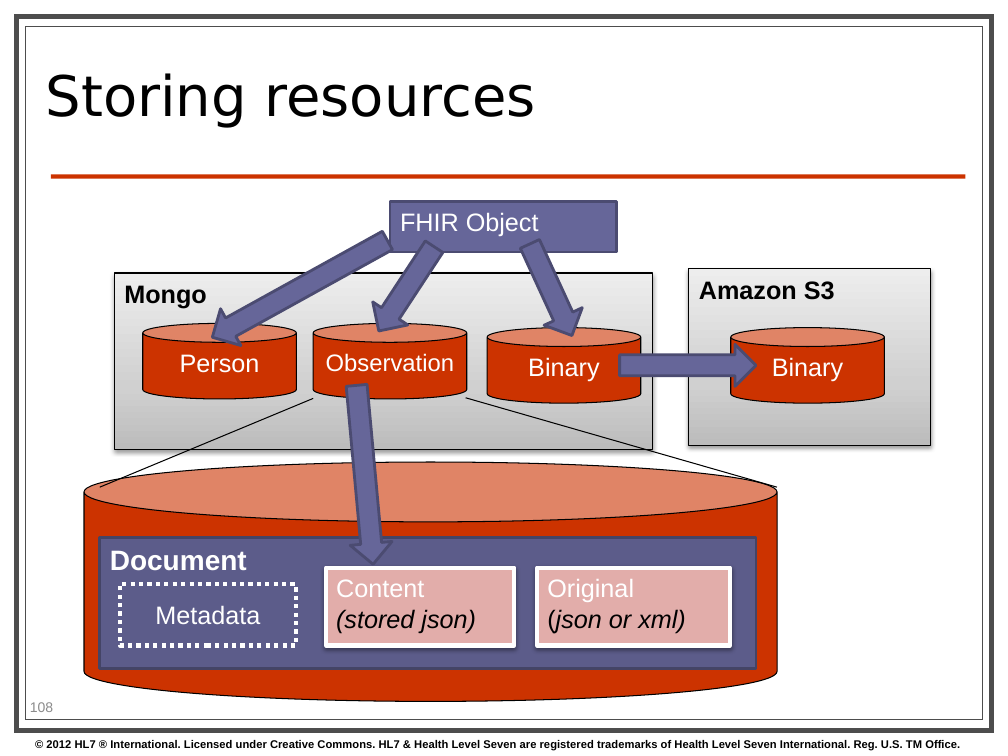
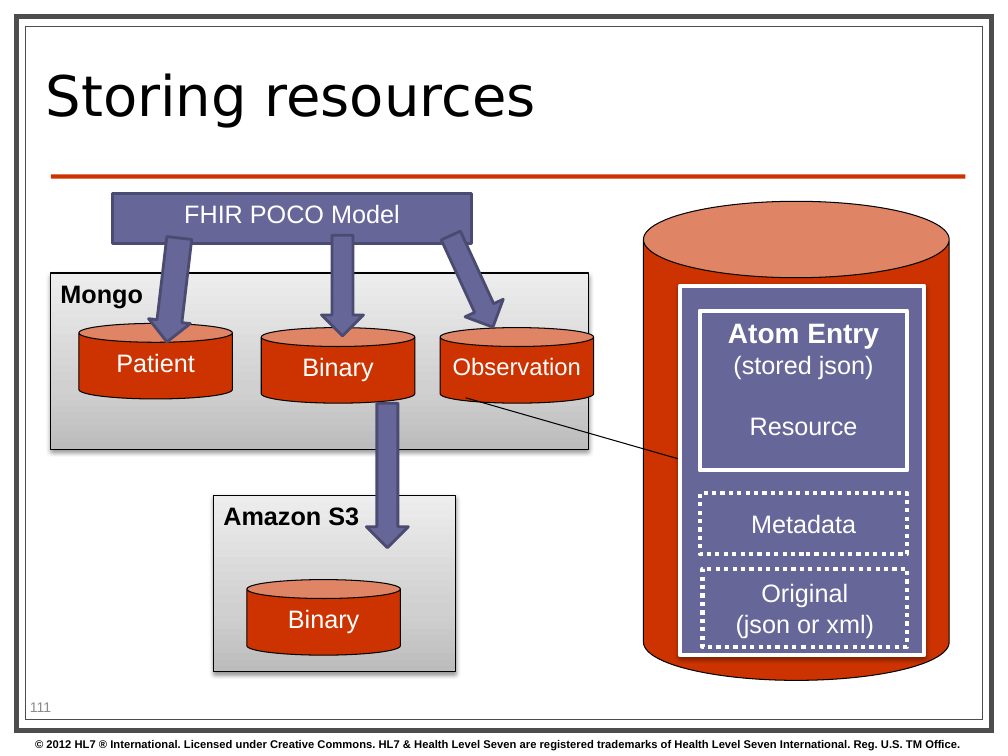
Before and after one commit to vista-novo/fhir, a slide deck: slide 111 of presentations/2013-05 Tutorials/201305 - Atlanta - FhirForDevelopersWGMTutorial.pptx (slide 108 before the commit). Drawn at 1008x756 pixels with LibreOffice and Linux fonts; fonts in the diff are those of the drawing; background and template pictures are left out. Boxes give left, top, right and bottom in pixels: in the first picture for what was removed or moved away, otherwise in the second. Text is boxed around its words. In the diff, an @@ line names an element or a change of style, - is before the commit and + after.

```diff
--- a/presentations/2013-05 Tutorials/201305 - Atlanta - FhirForDevelopersWGMTutorial.pptx
+++ b/presentations/2013-05 Tutorials/201305 - Atlanta - FhirForDevelopersWGMTutorial.pptx
@@ rectangle "FHIR POCO Model": place and size @@
-rectangle "FHIR POCO Model" at [390,202,617,252]
+rectangle "FHIR POCO Model" at [113,194,472,244]
@@ text in rectangle at [184,205,400,223]: text changed @@
-FHIR Object
+FHIR POCO Model
@@ cylinder: place and size @@
-cylinder at [84,462,777,702]
+cylinder at [643,202,949,680]
@@ right arrow at [146,236,201,345]: proportions changed; rotation 151 to 96 degrees @@
@@ right arrow at [322,235,364,336]: rotation 123 to 90 degrees @@
@@ right arrow: place and size @@
-right arrow at [511,236,592,345]
+right arrow at [431,227,512,336]
@@ rectangle "Mongo": place and size @@
-rectangle "Mongo" at [114,273,652,450]
+rectangle "Mongo" at [50,273,589,450]
@@ rectangle added at [680,285,924,655], fill #666699, outline #FFFFFF 3 pt @@
@@ cylinder "Patient": place and size @@
-cylinder "Patient" at [143,324,296,399]
+cylinder "Patient" at [79,324,232,399]
@@ cylinder "Binary": place and size @@
-cylinder "Binary" at [487,328,640,403]
+cylinder "Binary" at [261,328,414,403]
@@ cylinder "Observation": place and size @@
-cylinder "Observation" at [313,324,467,399]
+cylinder "Observation" at [440,328,594,403]
@@ rectangle added at [700,310,907,470], outline #FFFFFF 3 pt, 18 pt, text #FFFFFF @@
+Atom Entry
+(stored json)
+Resource
@@ text in cylinder at [116,353,194,373]: text changed @@
-Person
+Patient
@@ right arrow removed at [620,345,756,387] @@
@@ line removed from (313, 398) to (100, 487) @@
@@ right arrow at [366,404,409,548]: rotation 84 to 90 degrees @@
@@ rectangle "Amazon S3": place and size @@
-rectangle "Amazon S3" at [688,269,930,446]
+rectangle "Amazon S3" at [214,496,456,672]
@@ rectangle "Metadata": place and size @@
-rectangle "Metadata" at [120,585,296,646]
+rectangle "Metadata" at [701,493,907,554]
@@ rectangle removed at [100,537,756,668] @@
-Document
@@ rectangle removed at [326,568,514,645] @@
-Content
-(stored json)
@@ rectangle "Original": place and size @@
-rectangle "Original" at [537,568,730,645]
+rectangle "Original" at [703,569,907,646]
@@ rectangle "Original" at [703,569,907,646]: text colour #000000 to #FFFFFF, italic off in "(json or xml)"; alignment left to centre; vertical alignment top to middle; fill #E2ADAA to none; outline #FFFFFF 3 pt to #FFFFFF 3 pt dashed; shadow off @@
@@ cylinder "Binary": place and size @@
-cylinder "Binary" at [731,328,884,403]
+cylinder "Binary" at [247,580,400,655]
@@ page number at [30,702,51,712]: text changed @@
-108
+111
```
Also in this commit, not shown: 14 other slides changed, 4 slides added, 1 slide removed.
